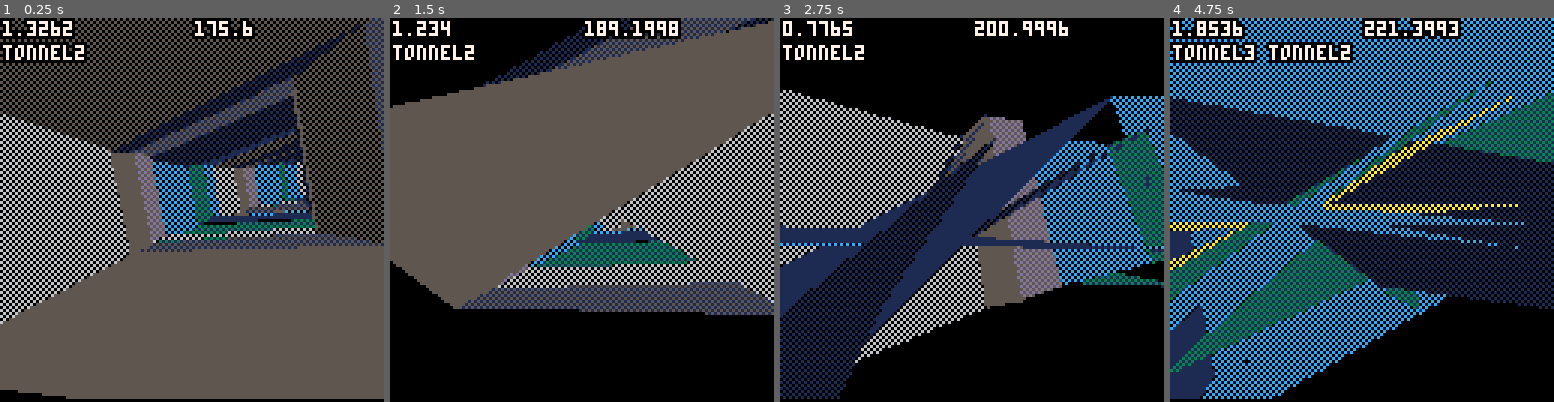
Above: before the commit, frames 1-4 (left to right).
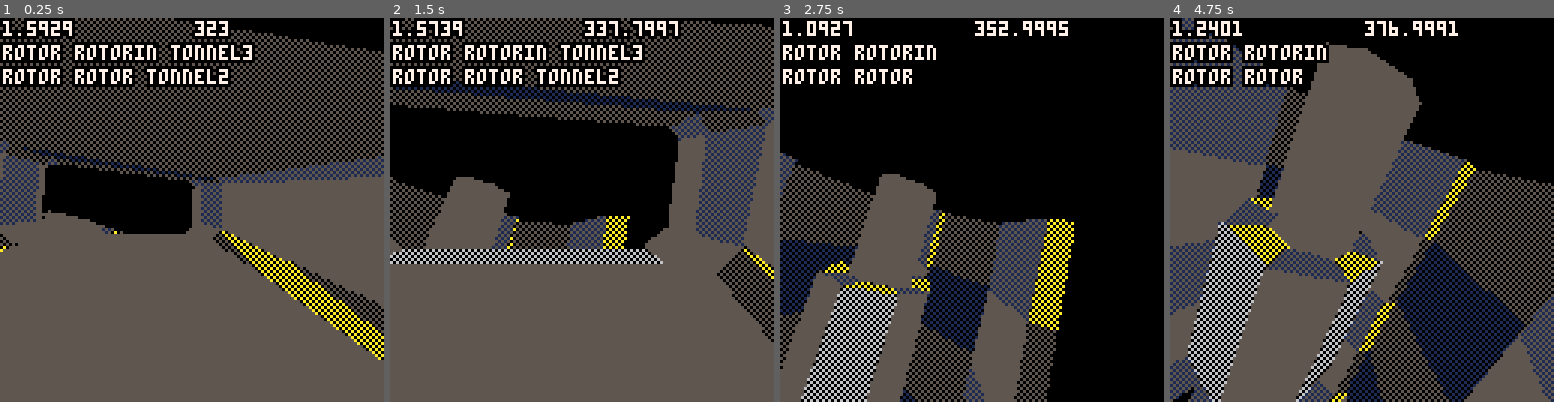
Above: after the commit, the same moments.

Repository: Megus/piconiccc
Game: PICO-8 cartridge pico8/piconiccc.p8
Same seed, same stepped clock (60 frames per second), same inputs: the game is played once before the commit and once after it.
Inputs:
- Up to frame 1 (0.25 s): no input
- Up to frame 2 (1.5 s): no input
- Up to frame 3 (2.75 s): hold Right 1.6-2.1 s; hold Right from 2.47 s (still down)
- Up to frame 4 (4.75 s): release Right at 3.03 s; hold Left 3.08-3.58 s; hold Right 4.02-4.68 s

The runs differ from the first frame. In frame 1, 35% of the frame differs, in the area x 0-100%, y 0-100%; in frame 2, 76%; in frame 3, 47%; in frame 4, 73%.

Commit message:
Added z-clipping for triangles, faster triangle rasterizer (both borrowed from Electric Gryphon's 3D-library) Fixed camera

Diff:
--- a/pico8/3d.lua
+++ b/pico8/3d.lua
@@ -1,15 +1,9 @@
 v2d = {}
 
 -- Projection matrix
-pnear, pfar = 1, 200
-rangeInv = 1 / (pnear - pfar)
-sc = 100
-projection_matrix = {
-	1, 0, 0, 0,
-	0, 1, 0, 0,
-	0, 0, (pnear+pfar)*rangeInv, -1,
-	0, 0, pnear*pfar*rangeInv*2, 0
-}
+znear, zfar = 0.5, 20
+sc = 64
+--sc = 10
 
 function normalize(v)
 	local x,y,z = v[1],v[2],v[3]
@@ -24,24 +18,6 @@
 
 function dot(v1, v2)
 	return v1[1]*v2[1] + v1[2]*v2[2] + v1[3]*v2[3]
-end
-
-function is_cw(p1, p2, p3)
-	return (p2[1]-p1[1])*(p3[2]-p1[2])-(p2[2]-p1[2])*(p3[1]-p1[1])>0
-end
-
-function normal(p1, p2, p3)
-	local w1,w2,w3 = p1[4],p2[4],p3[4]
-	local x1,y1,z1,x2,y2,z2,x3,y3,z3 = p1[1]*w1,p1[2]*w1,p1[3]*w1,p2[1]*w2,p2[2]*w2,p2[3]*w2,p3[1]*w3,p3[2]*w3,p3[3]*w3
-	local ux, uy, uz, vx, vy, vz = x2-x1,y2-y1,z2-z1,x3-x1,y3-y1,z3-z1
-	local x, y, z = uy * vz - uz * vy, uz * vx - ux * vz, ux * vy - uy * vx
-	local len = sqrt(x*x+y*y+z*z)
-	return (len < 0.001) and {0, 0, 0} or {x/len,y/len,z/len}
-end
-
-function inrange(p)
-	local x,y,z,w = p[1], p[2], p[3], p[4]
-	return w < 0 and x > -1 and x < 1 and y > -1 and y < 1 and z > -1 and z < 1
 end
 
 function mmult(m1, m2)
@@ -77,42 +53,95 @@
 	end
 end
 
-function m3d_shaded(objects, eye, zaxis, up)
-	-- Calculate camera matrix
-	--local zaxis = normalize(dir)
-	local xaxis = normalize(cross(zaxis, up))
-	local yaxis = cross(xaxis, zaxis)
-	local m = mmult(projection_matrix, {
+function z_clip_line(p1x,p1y,p1z,p2x,p2y,p2z,clip)
+	local alpha = (p1z-clip)/(p1z-p2z)
+	return lerp(p1x,p2x,alpha),lerp(p1y,p2y,alpha),lerp(p1z,p2z,alpha)
+end
+
+function lerp(a,b,alpha)
+	return a + (b - a) * alpha
+	--return a*(1.0-alpha)+b*alpha
+end
+
+
+function m3d(obj, eye, dir, up)
+	-- Camera matrix
+	local xaxis = normalize(cross(dir, up))
+	local yaxis = cross(xaxis, dir)
+	local m = {
 		xaxis[1], xaxis[2], xaxis[3], -dot(xaxis, eye),
 		yaxis[1], yaxis[2], yaxis[3], -dot(yaxis, eye),
-		zaxis[1], zaxis[2], zaxis[3], -dot(zaxis, eye),
+		dir[1], dir[2], dir[3], -dot(dir, eye),
 		0, 0, 0, 1
-	})
+	}
 
 	local sorted = {}
 
 	-- Tranform all objects
-	for obj in all(objects) do
-		for c = 1, #obj.v do
-			local v = obj.v[c]
-			local v1, v2, v3 = v[1], v[2], v[3]
-			local w = m[13]*v1+m[14]*v2+m[15]*v3+m[16]
-			local x, y, z = (m[1]*v1+m[2]*v2+m[3]*v3+m[4]) / w, (m[5]*v1+m[6]*v2+m[7]*v3+m[8]) / w, (m[9]*v1+m[10]*v2+m[11]*v3+m[12]) / w
-			v2d[c] = {x, y, z, w, 64 + sc * x, 64 + sc * y}
-		end
+	for c = 1, #obj.v do
+		local v = obj.v[c]
+		local v1, v2, v3 = v[1], v[2], v[3]
+		local x, y, z = m[1]*v1+m[2]*v2+m[3]*v3+m[4], m[5]*v1+m[6]*v2+m[7]*v3+m[8], m[9]*v1+m[10]*v2+m[11]*v3+m[12]
+		v2d[c] = {x, y, z, 64 - sc * x / z, 64 - sc * y /z }
+	end
 
-		for tri in all(obj.f) do
-			local p1, p2, p3 = v2d[tri[2]], v2d[tri[3]], v2d[tri[4]]
-			if (inrange(p1) or inrange(p2) or inrange(p3)) and is_cw(p1, p2, p3) then
-				add(sorted, {(min(min(p1[3], p2[3]), p3[3])), p1, p2, p3, tri[1] + 0x1000.a5a5})
+	for tri in all(obj.f) do
+		local p1, p2, p3 = v2d[tri[2]], v2d[tri[3]], v2d[tri[4]]
+		local p1x,p1y,p1z=p1[1],p1[2],p1[3]
+		local p2x,p2y,p2z=p2[1],p2[2],p2[3]
+		local p3x,p3y,p3z=p3[1],p3[2],p3[3]
+
+		local cx = .1*(p1x+p2x+p3x)/3
+		local cy = .1*(p1y+p2y+p3y)/3
+		local cz = .1*(p1z+p2z+p3z)/3
+		local z_paint = -cx*cx-cy*cy-cz*cz
+
+		if p1z < zfar or p2z < zfar or p3z < zfar then
+			if p1z > znear and p2z > znear and p3z > znear then
+				-- Back-culling only
+				local s1x,s1y = p1[4],p1[5]
+				local s2x,s2y = p2[4],p2[5]
+				local s3x,s3y = p3[4],p3[5]
+
+				if (s2x-s1x)*(s3y-s1y)-(s2y-s1y)*(s3x-s1x) > 0 then
+					add(sorted, {z_paint, s1x, s1y, s2x, s2y, s3x, s3y, tri[1] + 0x1000.a5a5})
+				end
+			elseif p1z > znear or p2z > znear or p3z > znear then
+				-- Clipping
+				if (p1z<p2z) p1z,p2z = p2z,p1z p1x,p2x = p2x,p1x p1y,p2y = p2y,p1y
+				if (p1z<p3z) p1z,p3z = p3z,p1z p1x,p3x = p3x,p1x p1y,p3y = p3y,p1y
+				if (p2z<p3z) p2z,p3z = p3z,p2z p2x,p3x = p3x,p2x p2y,p3y = p3y,p2y
+
+				if p1z > znear and p2z > znear then
+					-- 4 points
+					local n2x,n2y,n2z = z_clip_line(p2x,p2y,p2z,p3x,p3y,p3z,znear)
+					local n3x,n3y,n3z = z_clip_line(p1x,p1y,p1z,p3x,p3y,p3z,znear)
+
+					local s1x,s1y = 64 - sc * p1x / p1z, 64 - sc * p1y / p1z
+					local s2x,s2y = 64 - sc * p2x / p2z, 64 - sc * p2y / p2z
+					local s3x,s3y = 64 - sc * n2x / n2z, 64 - sc * n2y / n2z
+					local s4x,s4y = 64 - sc * n3x / n3z, 64 - sc * n3y / n3z
+
+					add(sorted, {z_paint, s1x, s1y, s2x, s2y, s4x, s4y, tri[1] + 0x1000.a5a5})
+					add(sorted, {z_paint, s2x, s2y, s4x, s4y, s3x, s3y, tri[1] + 0x1000.a5a5})
+				else
+					-- 3 points
+					local n1x,n1y,n1z = z_clip_line(p1x,p1y,p1z,p2x,p2y,p2z,znear)
+					local n2x,n2y,n2z = z_clip_line(p1x,p1y,p1z,p3x,p3y,p3z,znear)
+
+					local s1x,s1y = 64 - sc * p1x / p1z, 64 - sc * p1y / p1z
+					local s2x,s2y = 64 - sc * n1x / n1z, 64 - sc * n1y / n1z
+					local s3x,s3y = 64 - sc * n2x / n2z, 64 - sc * n2y / n2z
+
+					add(sorted, {z_paint, s1x, s1y, s2x, s2y, s3x, s3y, tri[1] + 0x1000.a5a5})
+				end
 			end
 		end
 	end
 
 	-- Sort faces and draw them
-	radix_sort(sorted, 2, 1, #sorted)
+	radix_sort(sorted, 8, 1, #sorted)
 	for tri in all(sorted) do
-		local p1, p2, p3 = tri[2], tri[3], tri[4]
-		triangle(p1[5], p1[6], p2[5], p2[6], p3[5], p3[6], tri[5])
+		triangle(tri[2], tri[3], tri[4], tri[5], tri[6], tri[7], tri[8])
 	end
 end
--- a/pico8/camera.lua
+++ b/pico8/camera.lua
@@ -16,6 +16,7 @@
 end
 
 function spline_cam()
+  if (camera[cam_idx - 1] == nil or camera[cam_idx] == nil or camera[cam_idx + 1] == nil or camera[cam_idx + 2] == nil or camera[cam_idx + 1][1] == -1) return
   local time = (frame - camera[cam_idx][1]) / (camera[cam_idx + 1][1] - camera[cam_idx][1])
   if frame == camera[cam_idx][1] then
     time = 0
--- /dev/null
+++ b/pico8/eg_triangle.lua
@@ -0,0 +1,66 @@
+function triangle( x1,y1,x2,y2,x3,y3,color1)
+  if (min(x1, min(x2, x3)) > 127 or max(x1, max(x2, x3)) < 0 or min(y1, min(y2, y3)) > 127 or max(y1, max(y2, y3)) < 0) return
+  local x1=band(x1,0xffff)
+  local x2=band(x2,0xffff)
+  local y1=band(y1,0xffff)
+  local y2=band(y2,0xffff)
+  local x3=band(x3,0xffff)
+  local y3=band(y3,0xffff)
+
+  local nsx,nex
+
+	if (y1 > y2) y1, y2, x1, x2 = y2, y1, x2, x1
+	if (y1 > y3) y1, y3, x1, x3 = y3, y1, x3, x1
+	if (y2 > y3) y2, y3, x2, x3 = y3, y2, x3, x2
+
+ if(y1!=y2)then
+  local delta_sx=(x3-x1)/(y3-y1)
+  local delta_ex=(x2-x1)/(y2-y1)
+
+  if(y1>0)then
+    nsx=x1
+    nex=x1
+    min_y=y1
+  else --top edge clip
+    nsx=x1-delta_sx*y1
+    nex=x1-delta_ex*y1
+    min_y=0
+  end
+
+  max_y=min(y2,128)
+
+  for y=min_y,max_y-1 do
+
+  rectfill(nsx,y,nex,y,color1)
+  nsx+=delta_sx
+  nex+=delta_ex
+  end
+
+else --where top edge is horizontal
+  nsx=x1
+  nex=x2
+end
+
+if(y3!=y2)then
+  local delta_sx=(x3-x1)/(y3-y1)
+  local delta_ex=(x3-x2)/(y3-y2)
+
+  min_y=y2
+  max_y=min(y3,128)
+  if(y2<0)then
+    nex=x2-delta_ex*y2
+    nsx=x1-delta_sx*y1
+    min_y=0
+  end
+
+   for y=min_y,max_y do
+
+    rectfill(nsx,y,nex,y,color1)
+    nex+=delta_ex
+    nsx+=delta_sx
+   end
+else --where bottom edge is horizontal
+  rectfill(nsx,y3,nex,y3,color1)
+end
+
+end
--- a/pico8/main.lua
+++ b/pico8/main.lua
@@ -2,28 +2,36 @@
   decompress()
   poke(0x5f34, 1)
   poke(0x5f2d, 1)
-  frame = 173
+  frame = 320
 end
 
 function _update60()
   frame += 0.2
+  --[[if btn(1) then
+    frame += 0.1
+  elseif btn(0) then
+    frame -= 0.1
+  end]]
 end
 
 function _draw()
   cls()
   local models = ""
+  local cameras = ""
   for c = 1, #renderlist, 2 do
     local model = objects[renderlist[c]]
     if model.fstart <= frame and model.fend > frame then
       models = models .. renderlist[c] .. " "
       camera = campath[renderlist[c + 1]]
+      cameras = cameras .. renderlist[c + 1] .. " "
       set_cam_idx()
       spline_cam()
-      m3d_shaded({model}, eye, dir, up)
+      m3d(model, eye, dir, up)
     end
   end
 
   oprint(models, 0, 8, 7)
+  oprint(cameras, 0, 16, 7)
   oprint(frame, 64, 0, 7)
   oprint(stat(1), 0, 0, 7)
 end
--- a/pico8/piconiccc.p8
+++ b/pico8/piconiccc.p8
@@ -4,7 +4,7 @@
 
 #include main.lua
 #include decompressor.lua
-#include triangle.lua
+#include eg_triangle.lua
 #include camera.lua
 #include 3d.lua
 #include misc.lua
Not shown, changed: buildsystem/build.js
Not shown, changed: buildsystem/camera_converter.js
Not shown, changed: buildsystem/model_converter.js
